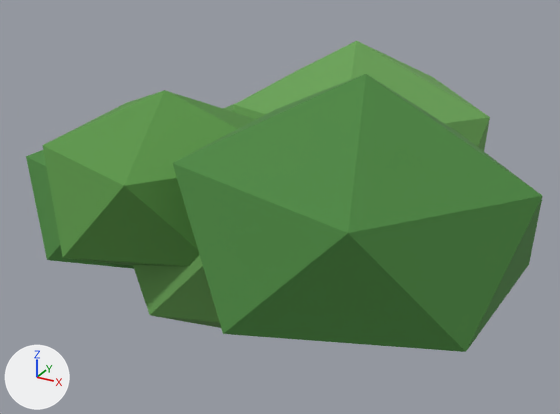
Two versions of the glTF model content/props/tree/bush_cluster.glb, one commit apart.
One viewpoint serves both versions: a camera (50 mm lens) standing at (2.78, -4.88, 3.33) and looking at (0.1, 0.0, 0.89). The axes (+X, +Y, +Z) are drawn at lower left. The lights are the same throughout. The older version comes first. Vertices at exactly the same position are counted once.

Objects in the first picture: 'bush_cluster'.
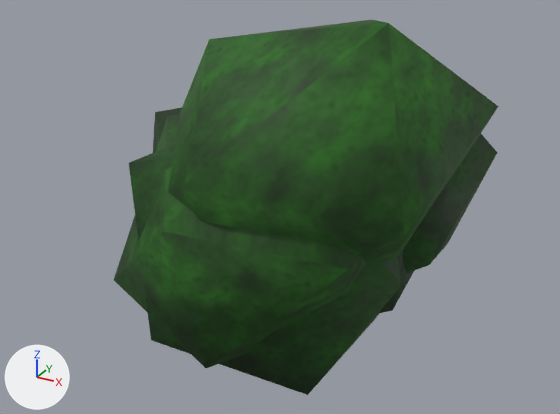
Pixel boxes (x1, y1, x2, y2) of what changed, in the pictures (560 x 414 px):
'bush_cluster', surface changed, reshaped (26% narrower, 21% taller)
    before: (26, 41, 543, 352)
    after: (114, 20, 498, 395)

Edits to the bpy script that builds the scene:
```text
Add img_tree_foliage_c_col:
    img_tree_foliage_c_col = load_image('tree_foliage_c_col', '_unpacked/tree_foliage_c_col', 256, 256, 'sRGB')
Add img_tree_foliage_c_rough:
    img_tree_foliage_c_rough = load_image('tree_foliage_c_rough', '_unpacked/tree_foliage_c_rough', 256, 256, 'Non-Color')
Add img_tree_foliage_c_nrm:
    img_tree_foliage_c_nrm = load_image('tree_foliage_c_nrm', '_unpacked/tree_foliage_c_nrm', 256, 256, 'Non-Color')
Add img_tree_foliage_b_col:
    img_tree_foliage_b_col = load_image('tree_foliage_b_col', '_unpacked/tree_foliage_b_col', 256, 256, 'sRGB')
Add img_tree_foliage_b_nrm:
    img_tree_foliage_b_nrm = load_image('tree_foliage_b_nrm', '_unpacked/tree_foliage_b_nrm', 256, 256, 'Non-Color')
Add img_tree_foliage_b_rough:
    img_tree_foliage_b_rough = load_image('tree_foliage_b_rough', '_unpacked/tree_foliage_b_rough', 256, 256, 'Non-Color')
Add img_tree_foliage_a_col:
    img_tree_foliage_a_col = load_image('tree_foliage_a_col', '_unpacked/tree_foliage_a_col', 256, 256, 'sRGB')
Add img_tree_foliage_a_rough:
    img_tree_foliage_a_rough = load_image('tree_foliage_a_rough', '_unpacked/tree_foliage_a_rough', 256, 256, 'Non-Color')
Add img_tree_foliage_a_nrm:
    img_tree_foliage_a_nrm = load_image('tree_foliage_a_nrm', '_unpacked/tree_foliage_a_nrm', 256, 256, 'Non-Color')
Change mat_tree_foliage_a:
    remove # nodes: BsdfPrincipled, OutputMaterial
    remove # colours: green #599545
    nodes: BsdfPrincipled, Math, NormalMap, OutputMaterial, SeparateColor, TexImage x3
    uses the picture img_tree_foliage_a_col
    uses the picture img_tree_foliage_a_nrm
    uses the picture img_tree_foliage_a_rough
Change mat_tree_foliage_b:
    remove # nodes: BsdfPrincipled, OutputMaterial
    remove # colours: green #69a255
    nodes: BsdfPrincipled, Math, NormalMap, OutputMaterial, SeparateColor, TexImage x3
    uses the picture img_tree_foliage_b_col
    uses the picture img_tree_foliage_b_nrm
    uses the picture img_tree_foliage_b_rough
Change mat_tree_foliage_c:
    remove # nodes: BsdfPrincipled, OutputMaterial
    remove # colours: green #4b863f
    nodes: BsdfPrincipled, Math, NormalMap, OutputMaterial, SeparateColor, TexImage x3
    uses the picture img_tree_foliage_c_col
    uses the picture img_tree_foliage_c_nrm
    uses the picture img_tree_foliage_c_rough
Change me_bush_cluster:
    used by ob_bush_cluster; location = (0.0, 0.0, 0.0)
    remove me_bush_cluster.from_pydata(...)  # 72 vertices, 120 faces; spans x -2.14..2.17, y -1.9..1.89, z -0.14..2.27
    add me_bush_cluster.from_pydata(...)  # 72 vertices, 120 faces; spans x -1.28..1.54, y -1.32..1.61, z -0.51..2.45
    me_bush_cluster part 1: 72 of 72 vertices moved; they spanned x -2.14..2.17, y -1.9..1.89, z -0.14..2.27 and now span x -1.28..1.54, y -1.32..1.61, z -0.51..2.45; mean shift (0.16, 0.26, -0.21)
```
